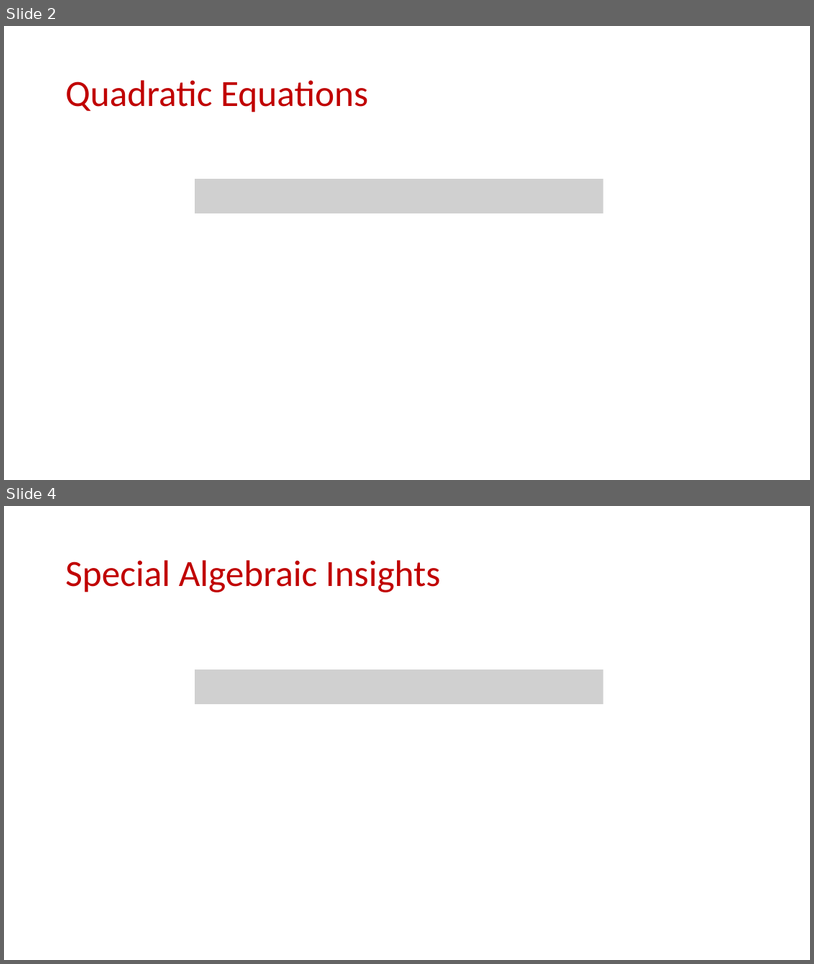
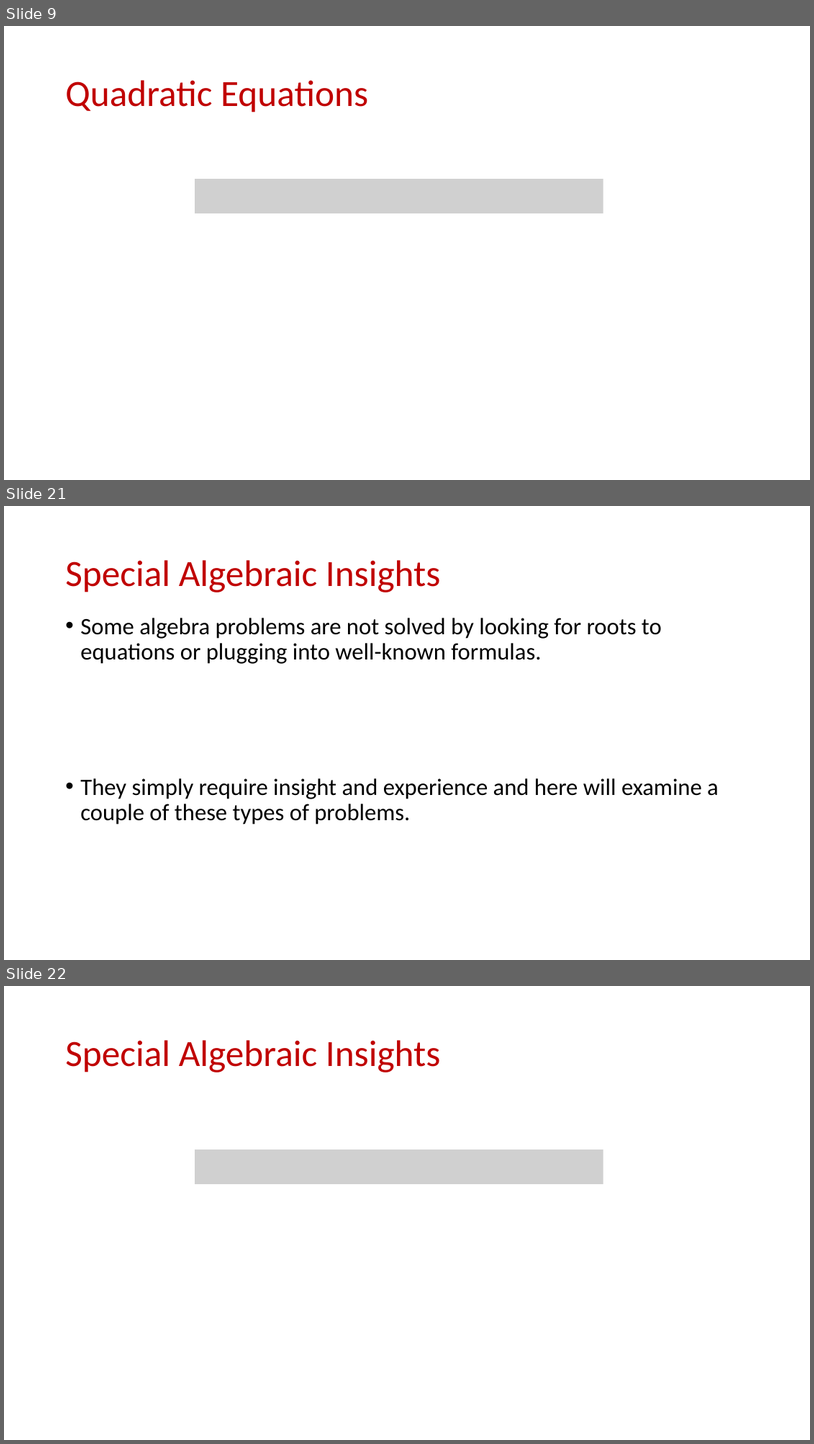
Before and after one commit to samsonzhou/samsonzhou.github.io, a slide deck: TAMU-math-circle/L1.pptx. Shown one above the other, each under a label of ours: slides 2 and 4 before the commit, slides 9, 21 and 22 after it; the slides between them are not shown. The pictures are 814x964 and 814x1444 pixels, drawn with LibreOffice and Linux fonts; fonts in the diff are those of the drawing; grey boxes stand for pictures. Boxes give left, top, right and bottom in pixels: in the first picture for what was removed or moved away, otherwise in the second. Text is boxed around its words. In the diff, an @@ line names an element or a change of style, - is before the commit and + after.

```diff
--- a/TAMU-math-circle/L1.pptx
+++ b/TAMU-math-circle/L1.pptx
@@ slide 21 added at (4, 506, 810, 960), background #FFFFFF @@
@@ title added at (65, 560, 441, 592), 44 pt, text #C00000 @@
+Special Algebraic Insights
@@ text added at (80, 618, 719, 824), 28 pt, text #000000 @@
+• Some algebra problems are not solved by looking for roots to equations or plugging into well-known formulas.
+• They simply require insight and experience and here will examine a couple of these types of problems.
@@ what was slide 2 is now slide 9 @@
@@ what was slide 4 is now slide 22 @@
```
Also in this commit, not shown: 7 slides changed, 53 other slides added, 3 other files.
